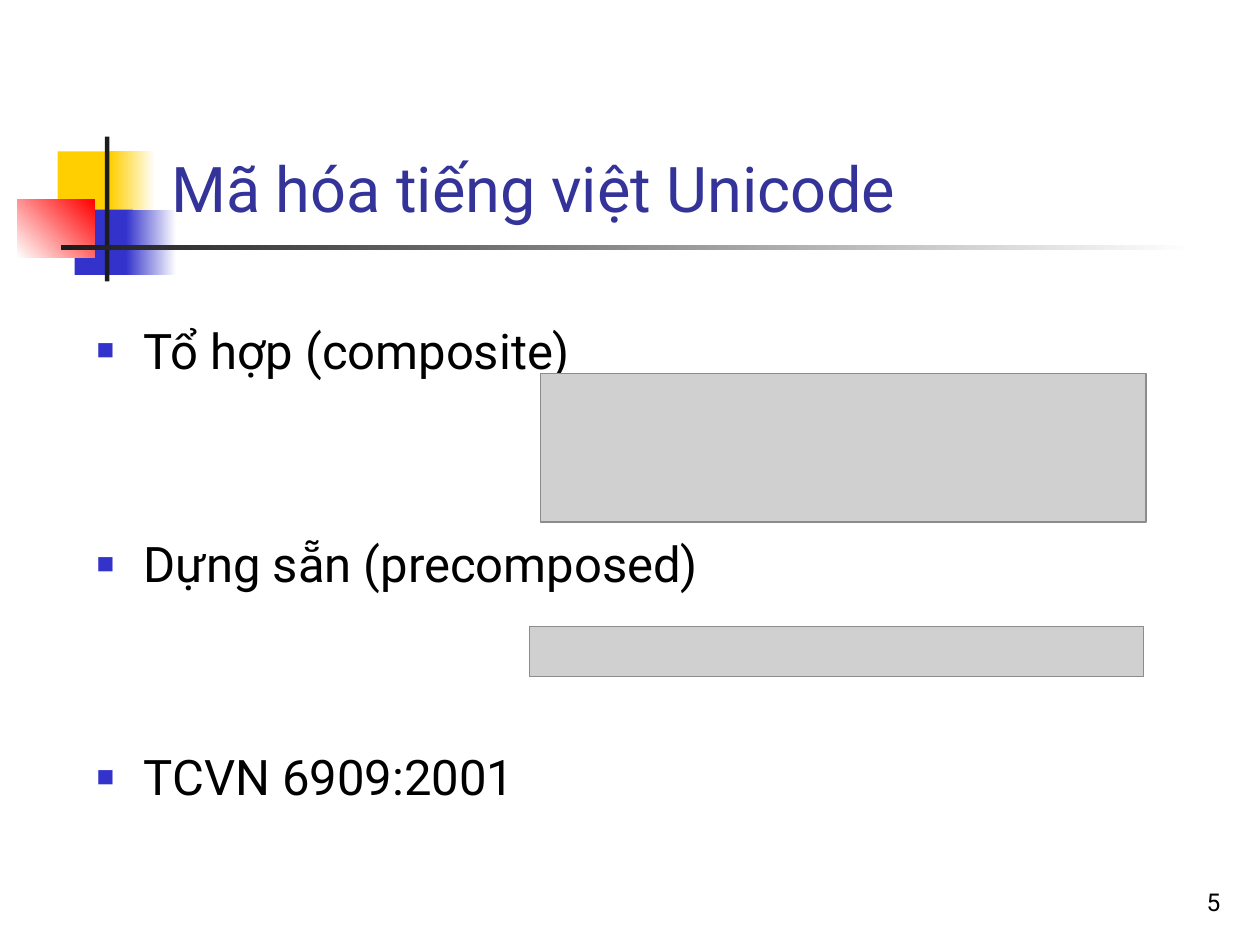
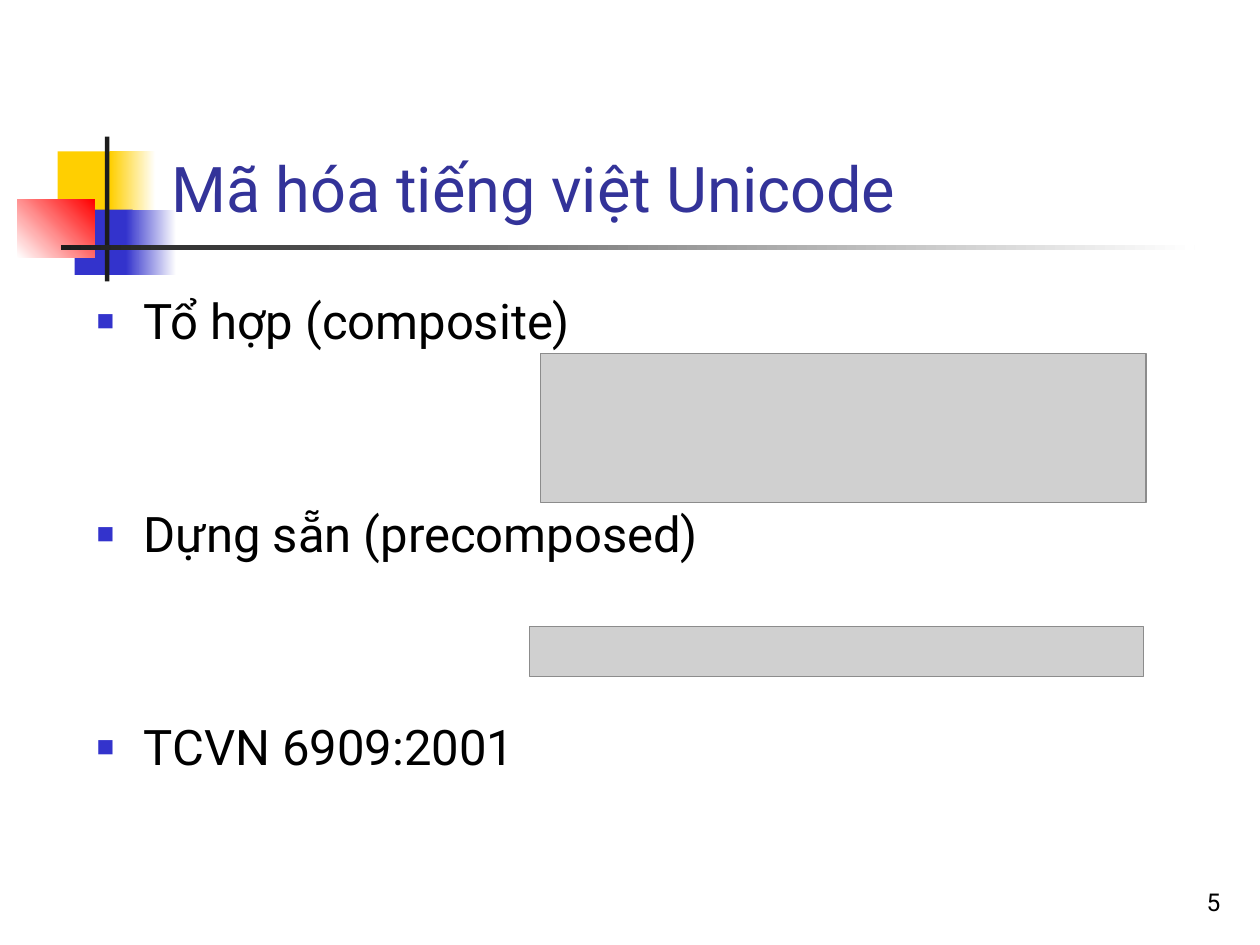
Before and after one commit to nguyenkhanhthien/IT4853, a slide deck: slide 5 of Bài 2 Thuc hien truy van Boolean tren chi muc nguoc.ppt. Drawn at 1260x945 pixels with LibreOffice and Linux fonts; fonts in the diff are those of the drawing; grey boxes stand for pictures. Boxes give left, top, right and bottom in pixels: in the first picture for what was removed or moved away, otherwise in the second. Text is boxed around its words. In the diff, an @@ line names an element or a change of style, - is before the commit and + after.

```diff
--- a/Bài 2 Thuc hien truy van Boolean tren chi muc nguoc.ppt
+++ b/Bài 2 Thuc hien truy van Boolean tren chi muc nguoc.ppt
@@ text "Tổ hợp (composite)": place and size @@
-text "Tổ hợp (composite)" at <box>144,328,698,796</box>
+text "Tổ hợp (composite)" at <box>144,298,698,766</box>
@@ picture: place and size @@
-picture at <box>541,373,1145,522</box>
+picture at <box>541,354,1145,503</box>
```
Also in this commit, not shown: 9 other slides changed, 2 slides added.
